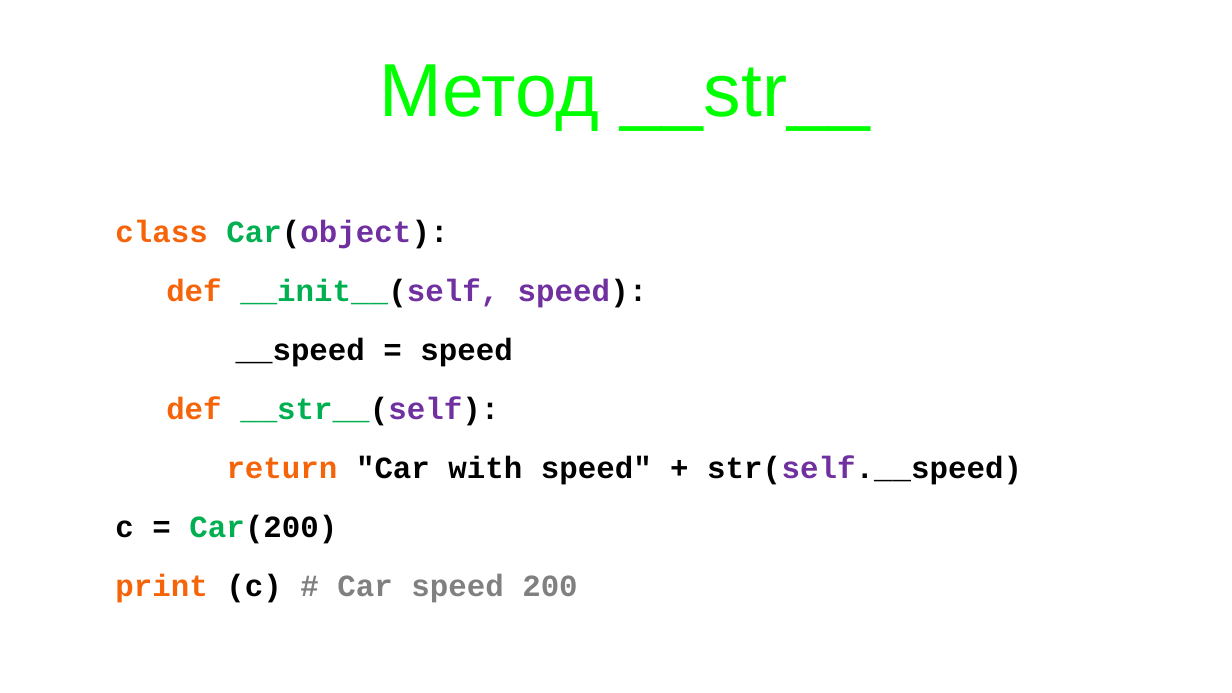
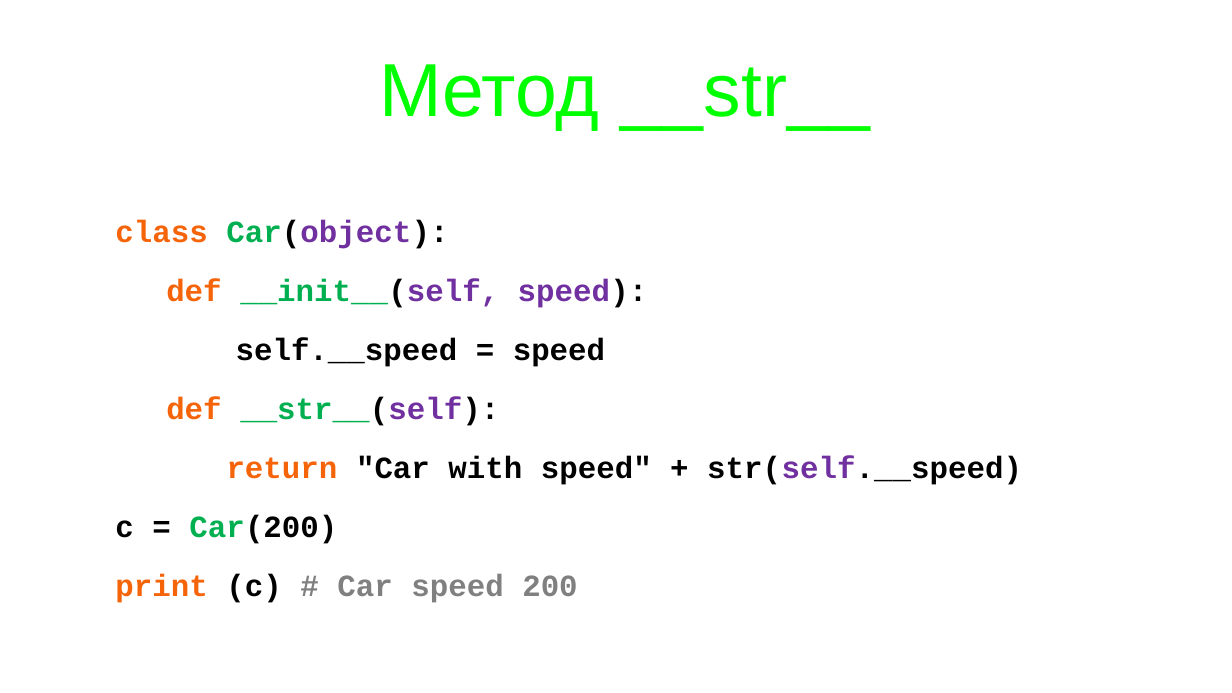
Before and after one commit to maxchv/LearnPython, a slide deck: slide 15 of week09/polimorphism.pptx. Drawn at 1232x693 pixels with LibreOffice and Linux fonts; fonts in the diff are those of the drawing. Boxes give left, top, right and bottom in pixels: in the first picture for what was removed or moved away, otherwise in the second. Text is boxed around its words. In the diff, an @@ line names an element or a change of style, - is before the commit and + after.

Commit message:
исправлена ошибка в презентации

```diff
--- a/week09/polimorphism.pptx
+++ b/week09/polimorphism.pptx
@@ text at (x1=236, y1=338, x2=605, y2=367): text changed @@
-__speed = speed
+self.__speed = speed
```
